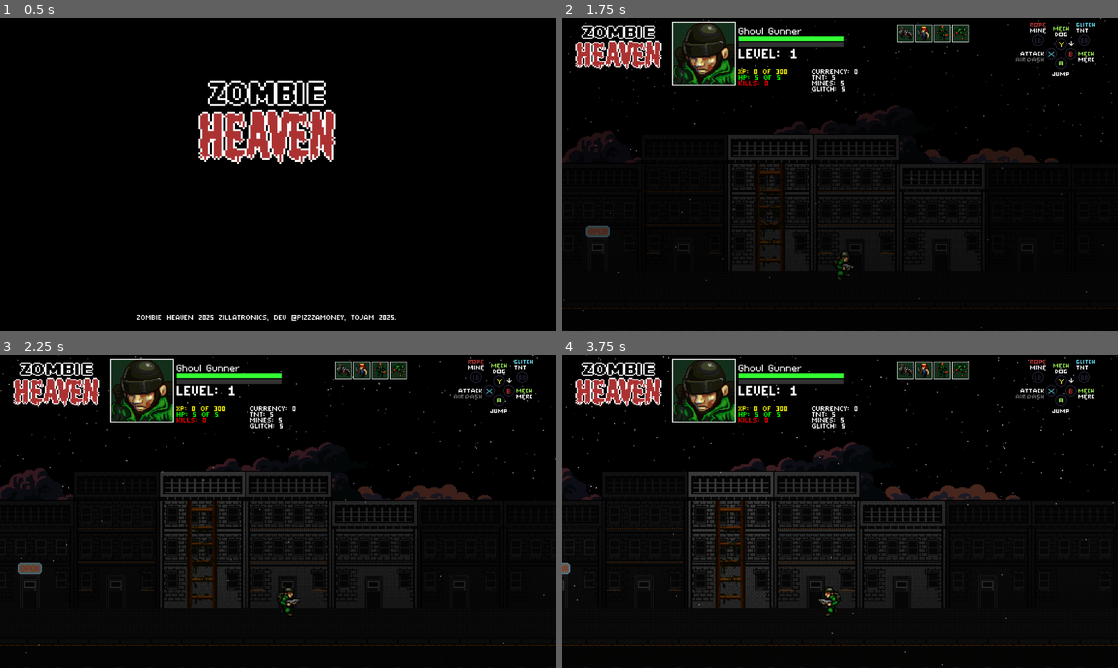
Above: before the commit, frames 1-4 (two rows, left to right).
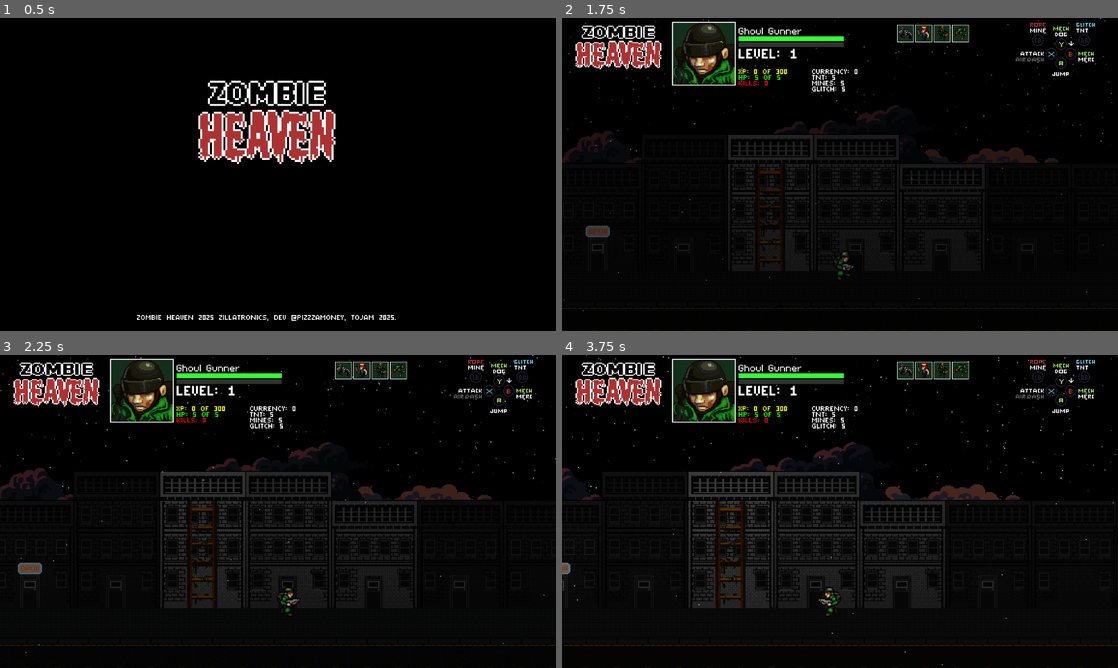
Above: after the commit, the same moments.

Repository: Tekknobot/ZombieSlug
Game: Godot game, scene res://Scenes/Titlescreen.tscn
Two runs of this game, one before a commit and one after it. Both use one fixed random seed, a clock stepped at 60 frames per second and the inputs below.
Inputs:
- Up to frame 1 (0.5 s): no input
- Up to frame 2 (1.75 s): tap Enter (ui_accept) at 0.5, 0.77, 1.52 s; hold Right (ui_right) 0.53-1.28 s; hold Down (ui_down) from 1.28 s (still down)
- Up to frame 3 (2.25 s): release Down (ui_down) at 2.03 s; hold Right (ui_right) from 2.03 s (still down)
- Up to frame 4 (3.75 s): release Right (ui_right) at 2.78 s; hold Up (ui_up) 2.78-3.53 s; tap Enter (ui_accept) at 3.02 s; hold Left (ui_left) from 3.53 s (still down)

Frame 1 is identical in both runs. In frame 2, 0.1% of the frame differs, in the area x 15-60%, y 55-76%; in frame 3, 0.1%; in frame 4, 0.2%, in the area x 8-53%, y 55-76%.

Commit message:
Find way to deter allies from seeking zombie in incorrect lane.

Diff:
--- a/Scenes/Main.tscn
+++ b/Scenes/Main.tscn
@@ -155,7 +155,6 @@
 position = Vector2(98, 35)
 base_speed = 60.0
 initial_firerate = 1.0
-max_health = 5
 
 [node name="StarryNight" parent="Soldier" instance=ExtResource("10_eeh2b")]
 z_index = -1000
--- a/Scenes/Sprites/block.tscn
+++ b/Scenes/Sprites/block.tscn
@@ -61,12 +61,6 @@
 
 [sub_resource type="RectangleShape2D" id="RectangleShape2D_4cnwb"]
 size = Vector2(267, 20)
-
-[sub_resource type="RectangleShape2D" id="RectangleShape2D_yh62g"]
-size = Vector2(3, 1)
-
-[sub_resource type="RectangleShape2D" id="RectangleShape2D_lfnt8"]
-size = Vector2(80, 1)
 
 [sub_resource type="ShaderMaterial" id="ShaderMaterial_v713k"]
 shader = ExtResource("5_6w86t")
@@ -199,70 +193,6 @@
 position = Vector2(-107.5, -67)
 shape = SubResource("RectangleShape2D_4cnwb")
 
-[node name="Platforms" type="Node2D" parent="."]
-
-[node name="Platform" type="StaticBody2D" parent="Platforms" groups=["Roof"]]
-position = Vector2(13, -4)
-script = ExtResource("9_yn6pc")
-
-[node name="CollisionShape2D" type="CollisionShape2D" parent="Platforms/Platform"]
-shape = SubResource("RectangleShape2D_yh62g")
-
-[node name="Platform2" type="StaticBody2D" parent="Platforms" groups=["Roof"]]
-position = Vector2(-51, -4)
-script = ExtResource("9_yn6pc")
-
-[node name="CollisionShape2D" type="CollisionShape2D" parent="Platforms/Platform2"]
-position = Vector2(0.5, 0)
-shape = SubResource("RectangleShape2D_yh62g")
-
-[node name="Platform3" type="StaticBody2D" parent="Platforms" groups=["Roof"]]
-position = Vector2(13, -40)
-script = ExtResource("9_yn6pc")
-
-[node name="CollisionShape2D" type="CollisionShape2D" parent="Platforms/Platform3"]
-position = Vector2(-32, 11)
-shape = SubResource("RectangleShape2D_lfnt8")
-
-[node name="Platform4" type="StaticBody2D" parent="Platforms" groups=["Roof"]]
-position = Vector2(13, -39)
-script = ExtResource("9_yn6pc")
-
-[node name="CollisionShape2D" type="CollisionShape2D" parent="Platforms/Platform4"]
-position = Vector2(-32, -27)
-shape = SubResource("RectangleShape2D_lfnt8")
-
-[node name="Platform5" type="StaticBody2D" parent="Platforms" groups=["Roof"]]
-position = Vector2(191, -4)
-script = ExtResource("9_yn6pc")
-
-[node name="CollisionShape2D" type="CollisionShape2D" parent="Platforms/Platform5"]
-shape = SubResource("RectangleShape2D_yh62g")
-
-[node name="Platform6" type="StaticBody2D" parent="Platforms" groups=["Roof"]]
-position = Vector2(127, -4)
-script = ExtResource("9_yn6pc")
-
-[node name="CollisionShape2D" type="CollisionShape2D" parent="Platforms/Platform6"]
-position = Vector2(0.5, 0)
-shape = SubResource("RectangleShape2D_yh62g")
-
-[node name="Platform7" type="StaticBody2D" parent="Platforms" groups=["Roof"]]
-position = Vector2(191, -40)
-script = ExtResource("9_yn6pc")
-
-[node name="CollisionShape2D" type="CollisionShape2D" parent="Platforms/Platform7"]
-position = Vector2(-32, 11)
-shape = SubResource("RectangleShape2D_lfnt8")
-
-[node name="Platform8" type="StaticBody2D" parent="Platforms" groups=["Roof"]]
-position = Vector2(191, -39)
-script = ExtResource("9_yn6pc")
-
-[node name="CollisionShape2D" type="CollisionShape2D" parent="Platforms/Platform8"]
-position = Vector2(-32, -27)
-shape = SubResource("RectangleShape2D_lfnt8")
-
 [node name="Floor" type="Node2D" parent="."]
 position = Vector2(0, -17)
 
--- a/Scenes/Sprites/soldier.tscn
+++ b/Scenes/Sprites/soldier.tscn
@@ -203,24 +203,18 @@
 [sub_resource type="CircleShape2D" id="CircleShape2D_ndhyd"]
 
 [node name="Soldier" type="CharacterBody2D" groups=["Player"]]
+position = Vector2(0, 2.83758e+07)
+velocity = Vector2(0, 225990)
 script = ExtResource("1_bbe55")
-jump_velocity = -275.0
-max_health = 3
-initial_mine_cooldown = 1.0
-mine_cooldown = 1.0
-initial_grenade_damage = 2
-initial_mine_damage = 2
-dash_speed = 400.0
-dog_damage_per_level = 5
-merc_damage_per_level = 3
-mech_cooldown = 20.0
-mech_panther_cooldown = 20.0
+max_speed = 80.0
+dash_speed = 600.0
 
 [node name="AnimatedSprite2D" type="AnimatedSprite2D" parent="."]
 material = SubResource("ShaderMaterial_jd2l6")
 sprite_frames = SubResource("SpriteFrames_yp3ch")
-animation = &"attack"
+animation = &"move"
 autoplay = "default"
+frame_progress = 0.573738
 
 [node name="CollisionShape2D" type="CollisionShape2D" parent="."]
 position = Vector2(0, -20)
--- a/Scripts/dog.gd
+++ b/Scripts/dog.gd
@@ -23,12 +23,10 @@
 	attack_timer.connect("timeout", Callable(self, "_on_attack_timeout"))
 
 func _physics_process(delta: float) -> void:
-	# only consider live Zombie bodies on _our_ layer
+	# gather real Zombie bodies
 	var zombies := []
 	for node in get_tree().get_nodes_in_group("Zombie"):
-		if node is CharacterBody2D \
-		   and is_instance_valid(node) \
-		   and node.z_index == z_index:      # <-- filter by layer
+		if node != self and node is CharacterBody2D and is_instance_valid(node):
 			zombies.append(node)
 
 	if zombies.is_empty():
--- a/Scripts/meks/m_1.gd
+++ b/Scripts/meks/m_1.gd
@@ -23,12 +23,10 @@
 	attack_timer.connect("timeout", Callable(self, "_on_attack_timeout"))
 
 func _physics_process(delta: float) -> void:
-	# only consider live Zombie bodies on _our_ layer
+	# gather real Zombie bodies
 	var zombies := []
 	for node in get_tree().get_nodes_in_group("Zombie"):
-		if node is CharacterBody2D \
-		   and is_instance_valid(node) \
-		   and node.z_index == z_index:      # <-- filter by layer
+		if node != self and node is CharacterBody2D and is_instance_valid(node):
 			zombies.append(node)
 
 	if zombies.is_empty():
--- a/Scripts/meks/m_2.gd
+++ b/Scripts/meks/m_2.gd
@@ -23,12 +23,10 @@
 	attack_timer.connect("timeout", Callable(self, "_on_attack_timeout"))
 
 func _physics_process(delta: float) -> void:
-	# only consider live Zombie bodies on _our_ layer
+	# gather real Zombie bodies
 	var zombies := []
 	for node in get_tree().get_nodes_in_group("Zombie"):
-		if node is CharacterBody2D \
-		   and is_instance_valid(node) \
-		   and node.z_index == z_index:      # <-- filter by layer
+		if node != self and node is CharacterBody2D and is_instance_valid(node):
 			zombies.append(node)
 
 	if zombies.is_empty():
--- a/Scripts/merc.gd
+++ b/Scripts/merc.gd
@@ -23,12 +23,10 @@
 	attack_timer.connect("timeout", Callable(self, "_on_attack_timeout"))
 
 func _physics_process(delta: float) -> void:
-	# only consider live Zombie bodies on _our_ layer
+	# gather real Zombie bodies
 	var zombies := []
 	for node in get_tree().get_nodes_in_group("Zombie"):
-		if node is CharacterBody2D \
-		   and is_instance_valid(node) \
-		   and node.z_index == z_index:      # <-- filter by layer
+		if node != self and node is CharacterBody2D and is_instance_valid(node):
 			zombies.append(node)
 
 	if zombies.is_empty():
--- a/Scripts/soldier.gd
+++ b/Scripts/soldier.gd
@@ -1,5 +1,4 @@
 # Soldier.gd
-@tool
 extends CharacterBody2D
 
 @export var base_speed:             float = 50.0   # starting speed
@@ -609,14 +608,6 @@
 
 # --- New spawn functions ---
 
-### Helper to prevent collisions between all ally summons
-func _add_ally_exceptions(body: PhysicsBody2D) -> void:
-	for grp in ["Dog", "Merc", "Mech", "MechPanther"]:
-		for other in get_tree().get_nodes_in_group(grp):
-			if other is PhysicsBody2D and other != body:
-				body.add_collision_exception_with(other)
-				other.add_collision_exception_with(body)
-
 # Add this helper at the top of your Soldier.gd (or wherever these lives):
 func _get_spawn_offset_x() -> float:
 	# Dogs and Mechs on the left  => return negative offset
@@ -775,6 +766,19 @@
 	var life_time = base_duration + (lvl - 1) * extra_per_level
 	_fade_and_free(pan, life_time, 1.0)
 
+func _add_ally_exceptions(body: PhysicsBody2D) -> void:
+	# 1) keep it from bumping into your *other* summons
+	for grp in ["Dog","Merc","Mech","MechPanther"]:
+		for other in get_tree().get_nodes_in_group(grp):
+			if other is PhysicsBody2D and other != body:
+				body.add_collision_exception_with(other)
+				other.add_collision_exception_with(body)
+
+	# 2) ***NEW***: ignore the Player so you never treat them as "ground"
+	for p in get_tree().get_nodes_in_group("Player"):
+		if p is PhysicsBody2D:
+			body.add_collision_exception_with(p)
+
 func _add_roof_exceptions(body: PhysicsBody2D) -> void:
 	for roof in get_tree().get_nodes_in_group("Roof"):
 		if roof is PhysicsBody2D:
--- a/Scripts/zombie_spawner.gd
+++ b/Scripts/zombie_spawner.gd
@@ -92,8 +92,6 @@
 	# ——— put this right after you pick surf ———
 	# align the zombie’s z_index to the surface’s, +1 so it draws on top
 	z.z_index = layer_map[spawn_type]
-	# ——— then add to scene as normal ———
-	get_tree().get_current_scene().add_child(z)
 
 	# X = player.x ± spawn_distance (choose side without ternary)
 	var side_val: int
Binary file changed: Assets/Backgrounds/City_block.png
Not shown: 1 places in Scenes/Sprites/block.tscn that only renumber resources
